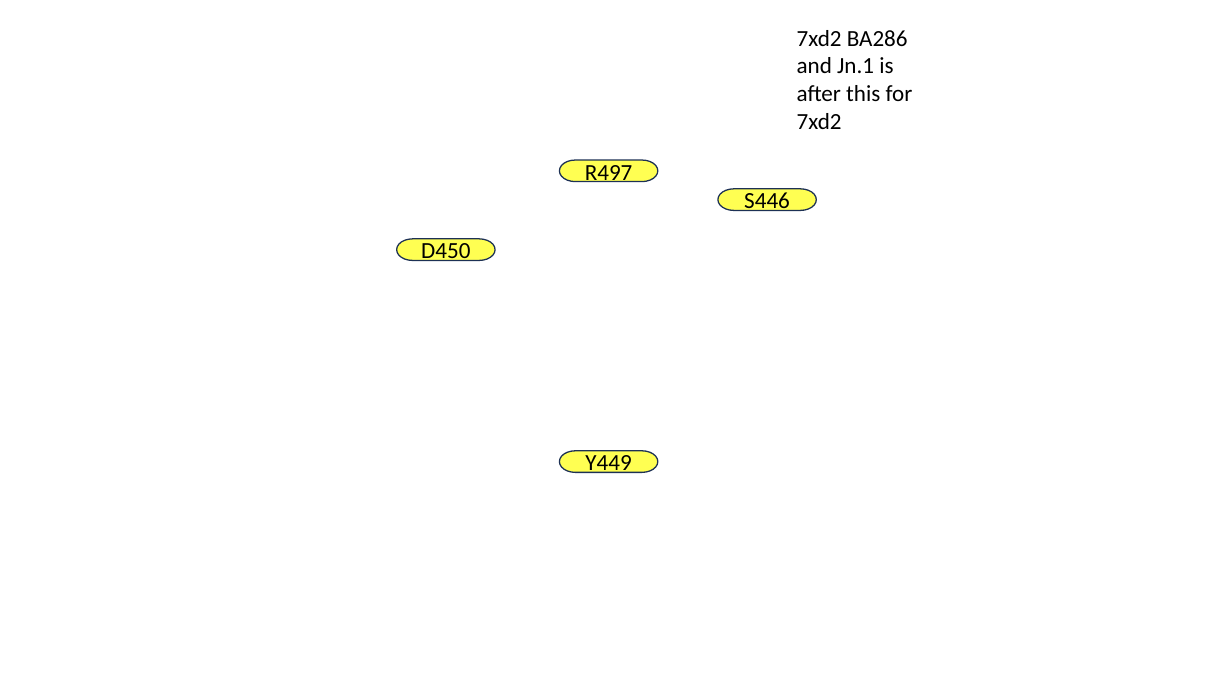
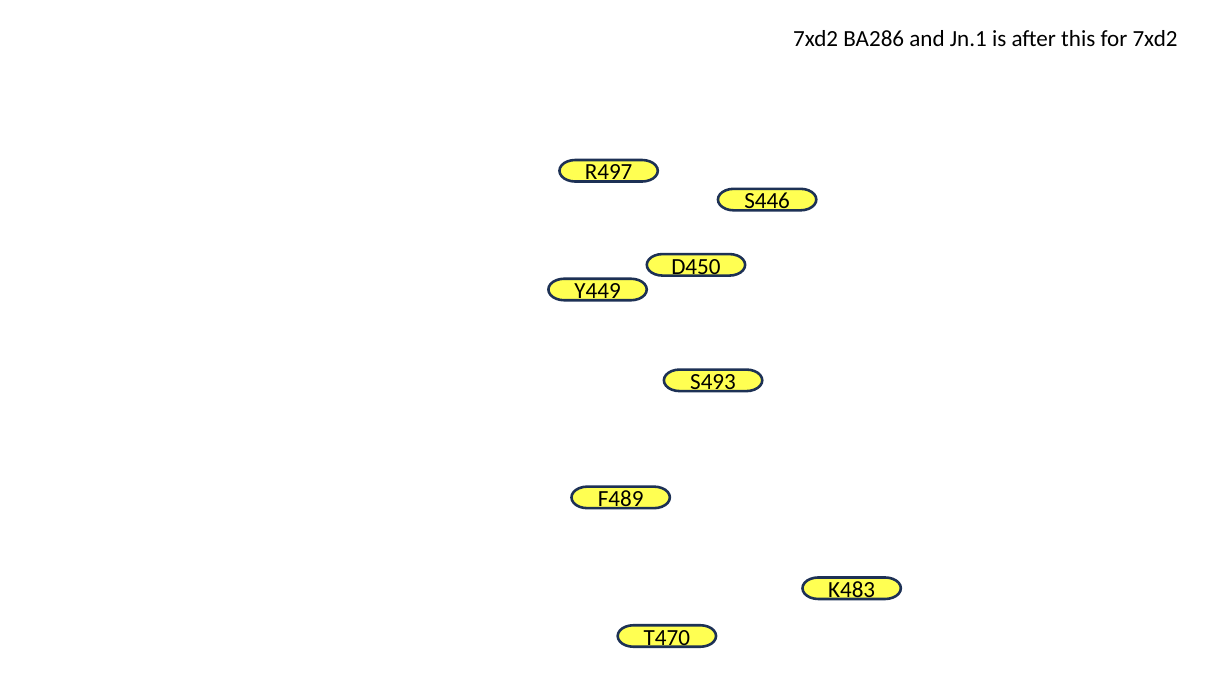
Before and after one commit to colbyford/SARS-CoV-2_BA.2.86_Spike-RBD_Predictions, a slide deck: slide 3 of HADDOCK_Results/figures/updated_figures_jan18.pptx. Drawn at 1232x693 pixels with LibreOffice and Linux fonts; fonts in the diff are those of the drawing; background and template pictures are left out. Boxes give left, top, right and bottom in pixels: in the first picture for what was removed or moved away, otherwise in the second. Text is boxed around its words. In the diff, an @@ line names an element or a change of style, - is before the commit and + after.

```diff
--- a/HADDOCK_Results/figures/updated_figures_jan18.pptx
+++ b/HADDOCK_Results/figures/updated_figures_jan18.pptx
@@ text "7xd2 BA286 and Jn.1 is ..." rewrapped from (797, 30, 913, 129) to (793, 30, 1178, 46) @@
@@ pill shape "D450": place and size @@
-pill shape "D450" at (396, 239, 495, 261)
+pill shape "D450" at (647, 254, 745, 275)
@@ outline #1E3256 1 pt to #1D3155 2 pt in 4 elements at (718, 189, 816, 210), (559, 160, 657, 181), (647, 254, 745, 275), (549, 279, 647, 300) @@
@@ pill shape "Y449": place and size @@
-pill shape "Y449" at (559, 451, 658, 472)
+pill shape "Y449" at (549, 279, 647, 300)
@@ pill shape added at (665, 370, 762, 391), fill #FFFF00 at 68% opacity, outline #1D3155 2 pt, 18 pt, text #000000 @@
+S493
@@ pill shape added at (572, 487, 670, 508), fill #FFFF00 at 68% opacity, outline #1D3155 2 pt, 18 pt, text #000000 @@
+F489
@@ pill shape added at (803, 578, 901, 599), fill #FFFF00 at 68% opacity, outline #1D3155 2 pt, 18 pt, text #000000 @@
+K483
@@ pill shape added at (618, 626, 716, 647), fill #FFFF00 at 68% opacity, outline #1D3155 2 pt, 18 pt, text #000000 @@
+T470
```
Also in this commit, not shown: 3 other slides changed.
